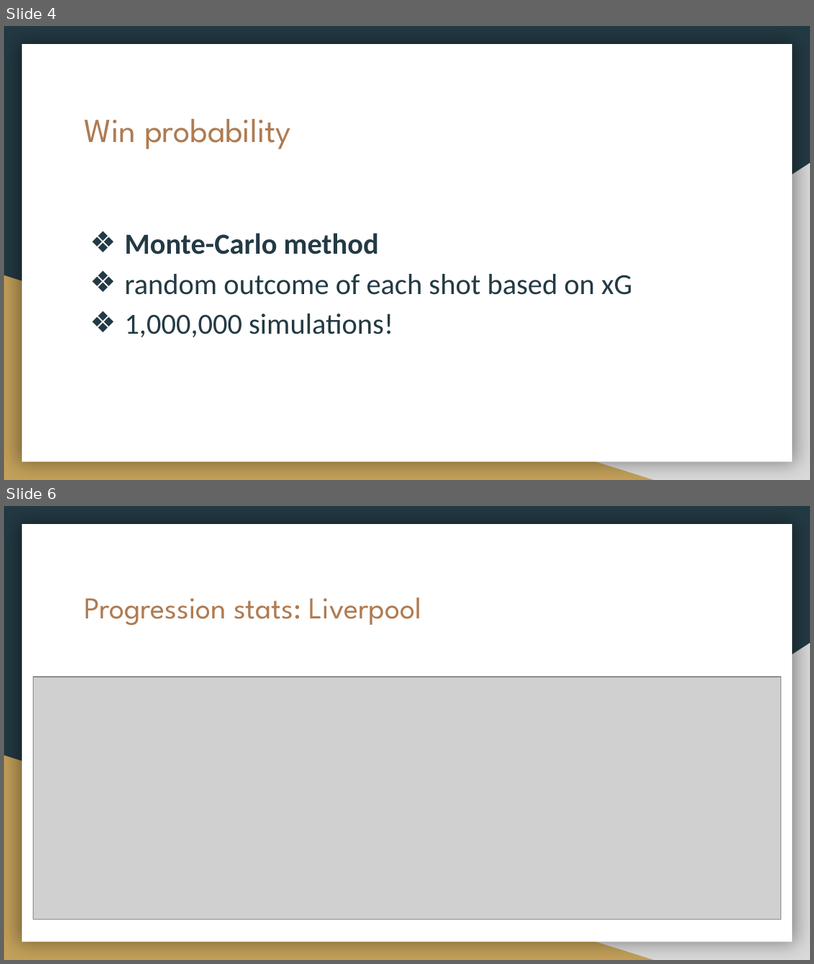
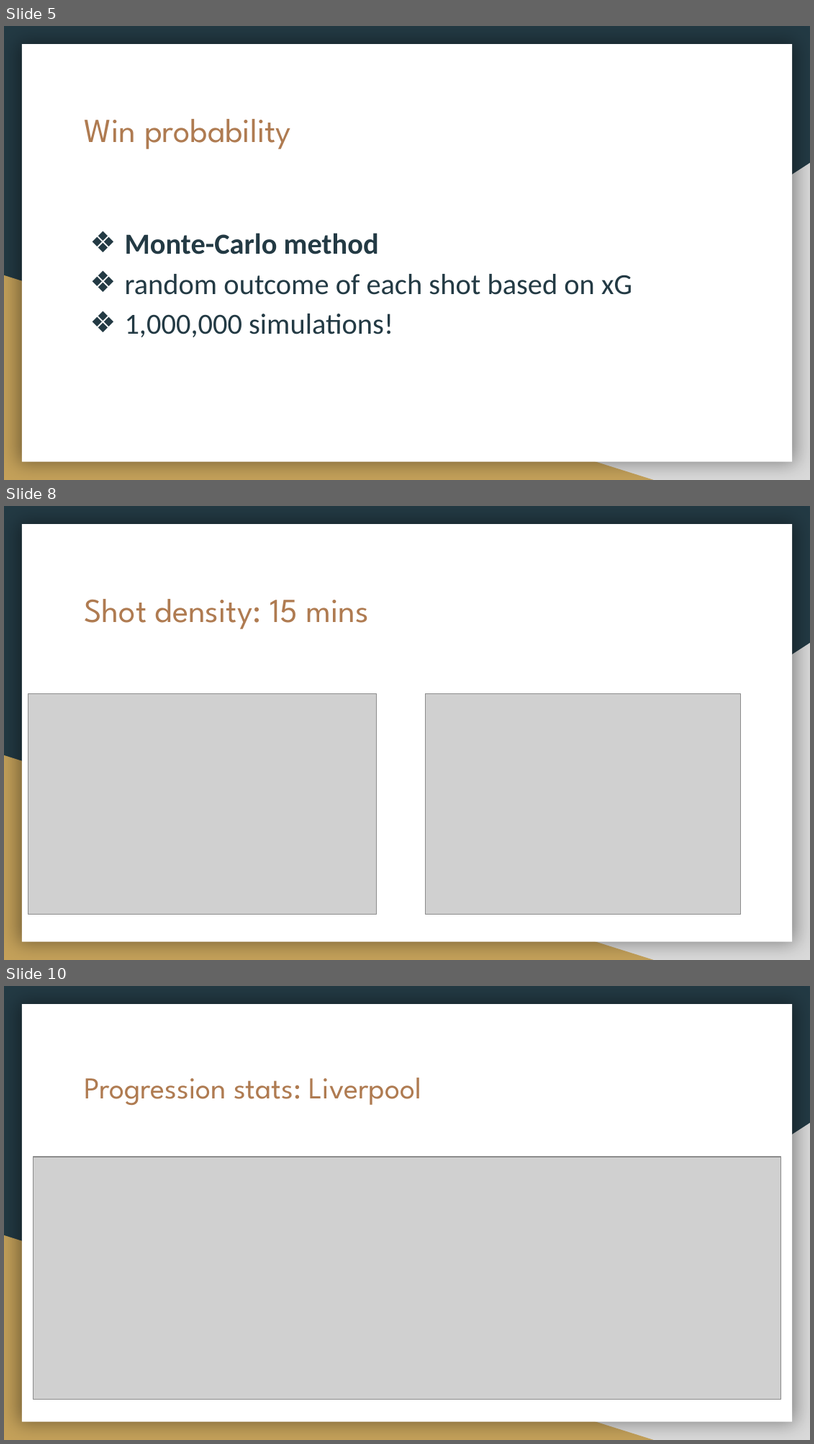
Before and after one commit to Football-Analytics-UCU/Liverpool, a slide deck: match report.pptx. Shown one above the other, each under a label of ours: slides 4 and 6 before the commit, slides 5, 8 and 10 after it; the slides between them are not shown. The pictures are 814x964 and 814x1444 pixels, drawn with LibreOffice and Linux fonts; fonts in the diff are those of the drawing; grey boxes stand for pictures. Boxes give left, top, right and bottom in pixels: in the first picture for what was removed or moved away, otherwise in the second. Text is boxed around its words. In the diff, an @@ line names an element or a change of style, - is before the commit and + after.

```diff
--- a/match report.pptx
+++ b/match report.pptx
@@ slide 8 added at (4,506,810,960), background #233A44; not listed: 3 template elements that a slide beside it also shows @@
@@ title added at (85,599,369,629), 30 pt, text #AF7B51 @@
+Shot density: 15 mins
@@ picture added at (28,694,376,914) @@
@@ picture added at (426,694,742,914) @@
@@ what was slide 4 is now slide 5 @@
@@ what was slide 6 is now slide 10 @@
```
Also in this commit, not shown: 5 other slides added, 4 slides removed, 5 other files.
